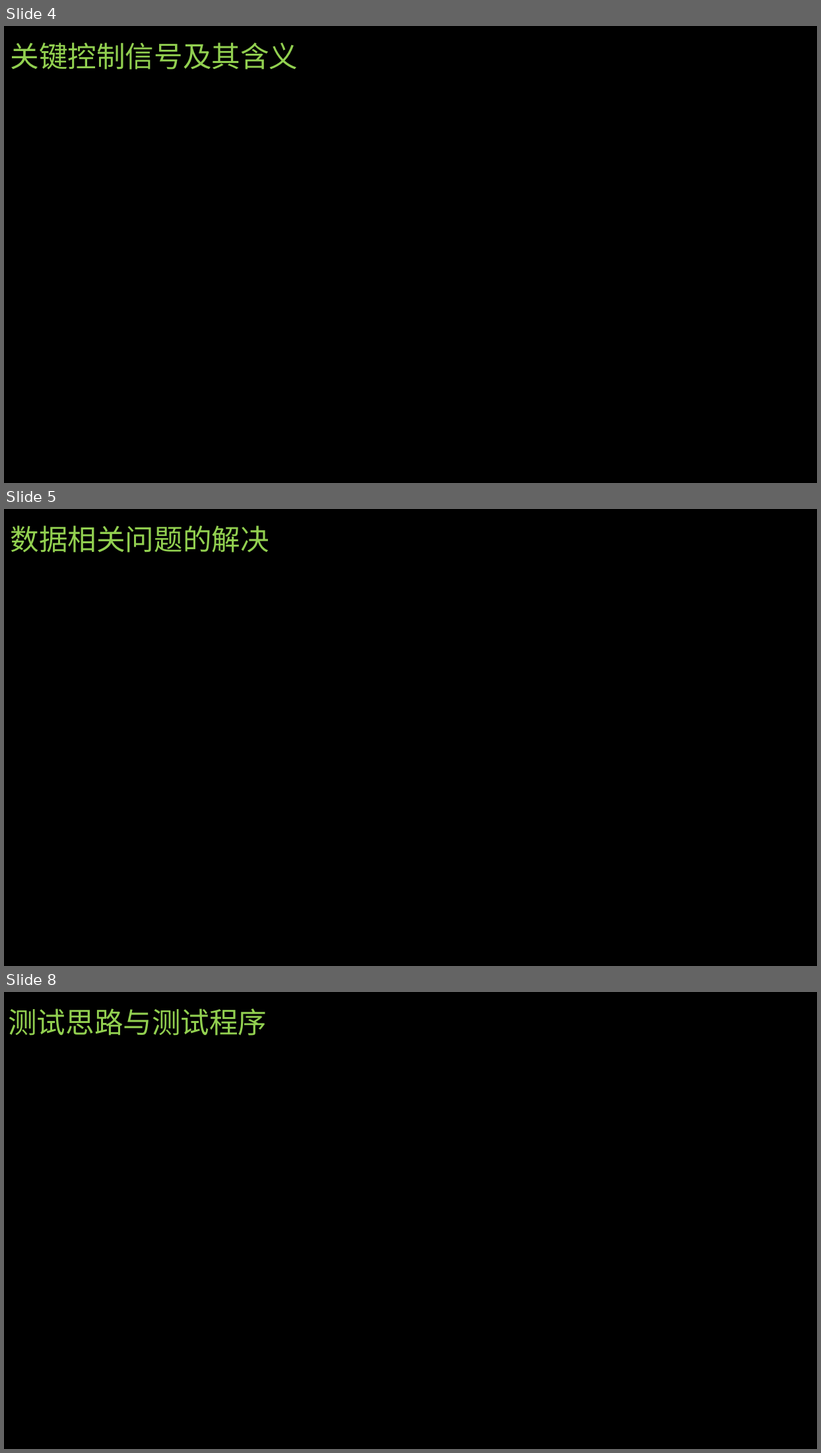
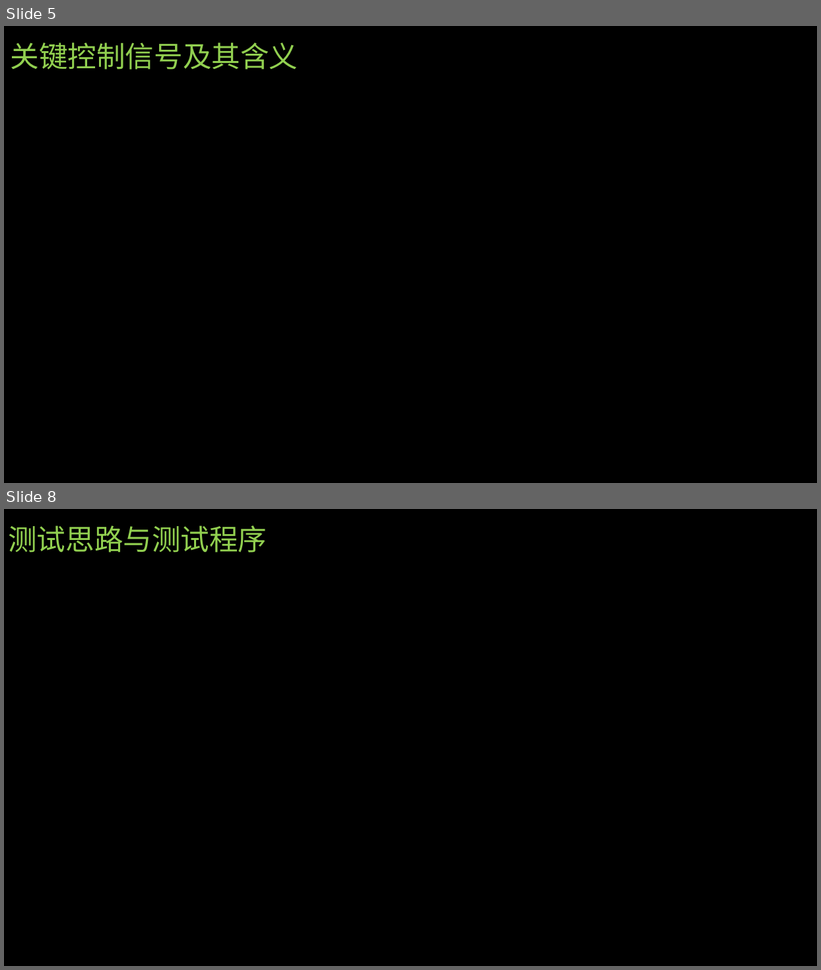
Before and after one commit to CTmH/sMIPS, a slide deck: 团队展示.pptx. Shown one above the other, each under a label of ours: slides 4, 5 and 8 before the commit, slides 5 and 8 after it; the slides between them are not shown. The pictures are 821x1453 and 821x970 pixels, drawn with LibreOffice and Linux fonts; fonts in the diff are those of the drawing. Boxes give left, top, right and bottom in pixels: in the first picture for what was removed or moved away, otherwise in the second. Text is boxed around its words. In the diff, an @@ line names an element or a change of style, - is before the commit and + after.

```diff
--- a/团队展示.pptx
+++ b/团队展示.pptx
@@ slide 5 removed at (x1=4, y1=509, x2=817, y2=966), background #000000 @@
@@ title removed at (x1=11, y1=525, x2=269, y2=553) @@
-数据相关问题的解决
@@ what was slide 4 is now slide 5 @@
```
Also in this commit, not shown: 3 slides changed, 5 slides added, 2 other slides removed.
